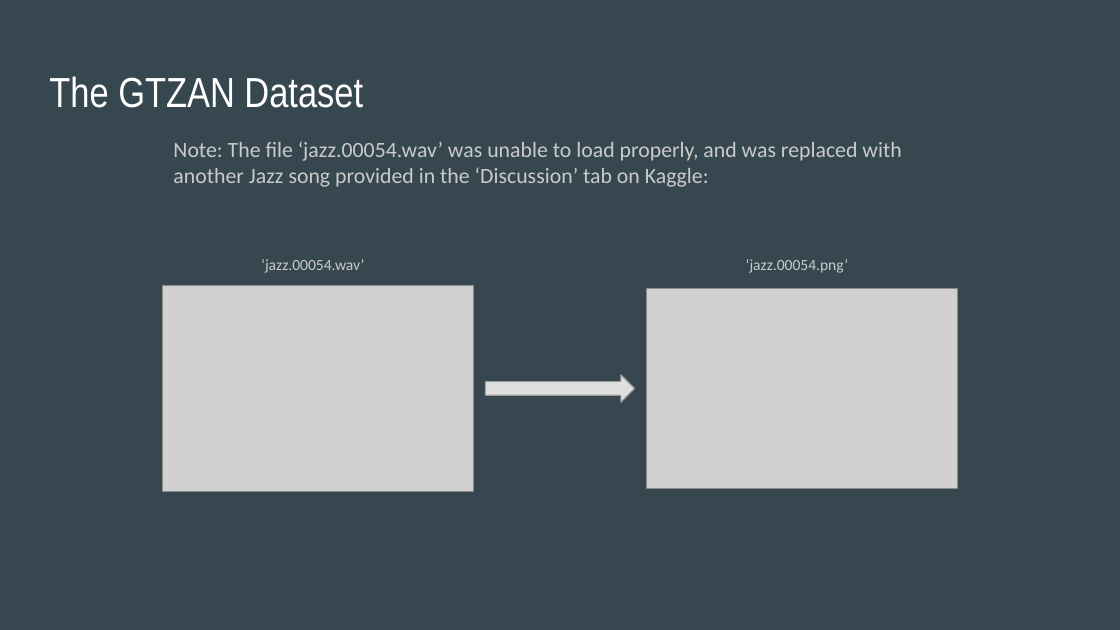
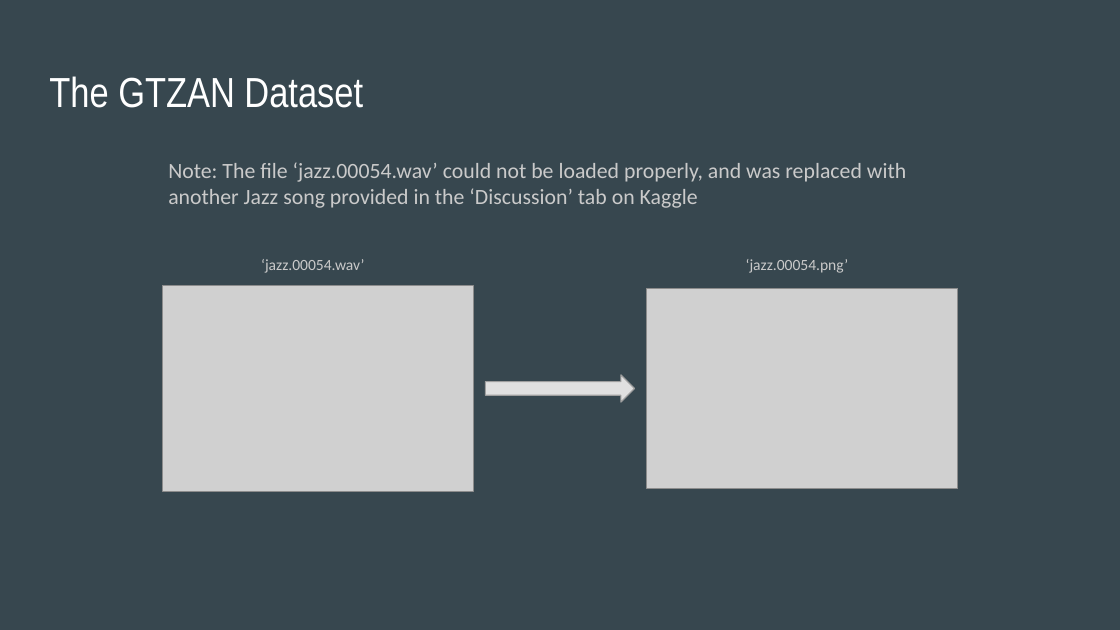
Before and after one commit to kstoudt/Springboard, a slide deck: slide 4 of Final_Capstone/Capstone_3_Presentation_Slides.pptx. Drawn at 1120x630 pixels with LibreOffice and Linux fonts; fonts in the diff are those of the drawing; grey boxes stand for pictures. Boxes give left, top, right and bottom in pixels: in the first picture for what was removed or moved away, otherwise in the second. Text is boxed around its words. In the diff, an @@ line names an element or a change of style, - is before the commit and + after.

```diff
--- a/Final_Capstone/Capstone_3_Presentation_Slides.pptx
+++ b/Final_Capstone/Capstone_3_Presentation_Slides.pptx
@@ text at (168,162,906,208): text changed @@
-Note: The file ‘jazz.00054.wav’ was unable to load properly, and was replaced with another Jazz song provided in the ‘Discussion’ tab on Kaggle:
+Note: The file ‘jazz.00054.wav’ could not be loaded properly, and was replaced with another Jazz song provided in the ‘Discussion’ tab on Kaggle
```
Also in this commit, not shown: 3 other slides changed.
